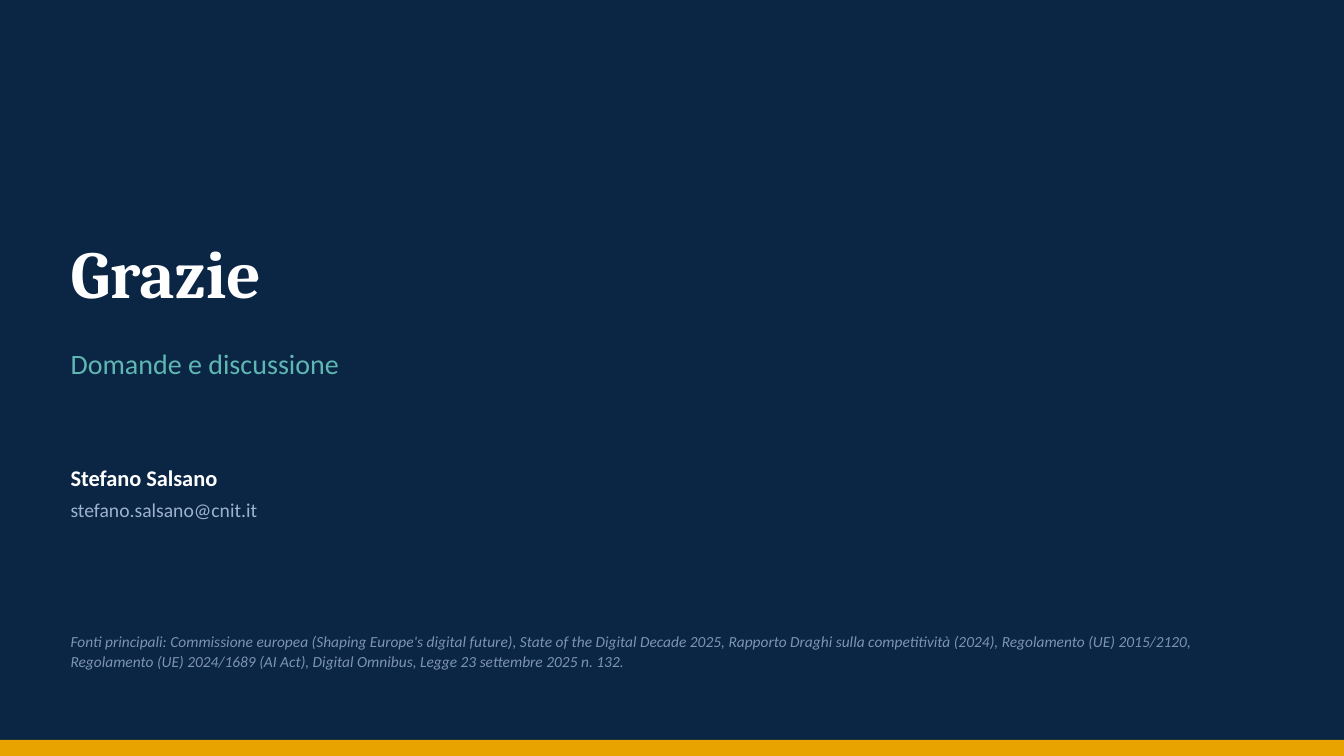
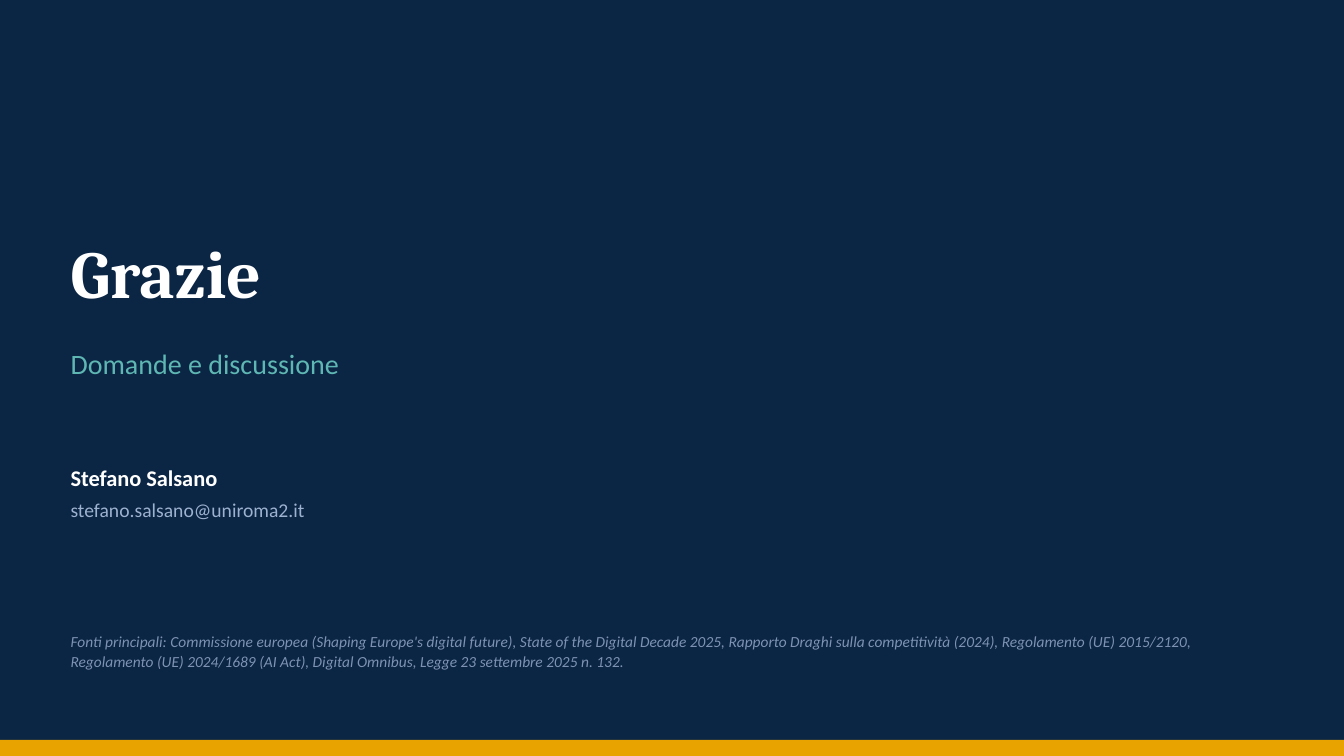
Before and after one commit to StefanoSalsano/lecture-digital-networks-act-and-ai-act, a slide deck: slide 37 of docs/slides/Lezione_LUMSA_Reti_TLC_e_IA.pptx. Drawn at 1344x756 pixels with LibreOffice and Linux fonts; fonts in the diff are those of the drawing. Boxes give left, top, right and bottom in pixels: in the first picture for what was removed or moved away, otherwise in the second. Text is boxed around its words. In the diff, an @@ line names an element or a change of style, - is before the commit and + after.

Commit message:
fix: email di contatto aggiornata a uniroma2.it (pagina e slide)

```diff
--- a/docs/slides/Lezione_LUMSA_Reti_TLC_e_IA.pptx
+++ b/docs/slides/Lezione_LUMSA_Reti_TLC_e_IA.pptx
@@ text at (71,503,305,519): text changed @@
-stefano.salsano@cnit.it
+stefano.salsano@uniroma2.it
```
Also in this commit, not shown: 2 other files.
